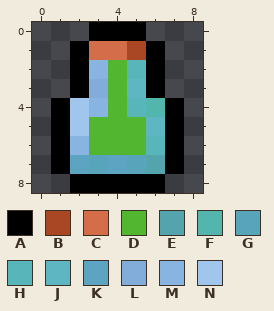
Two versions of one pixel-art sprite, src/main/resources/assets/photosynthesis/textures/thirst/thirst_contaminated.png. The first picture shows the starting point.
The file is 9x9 pixels. Colours within 5 levels of each other are drawn and written as one.
Palette (. is transparent): A #000000  B #a94725  C #d46d49  D #53b630  E #53a4ad  F #53b6ad  G #58a4ba  H #58b6ba  J #5db6c2  K #5da4c2  L #82acda  M #88b4e1  N #a1c6ee
Now the later version:
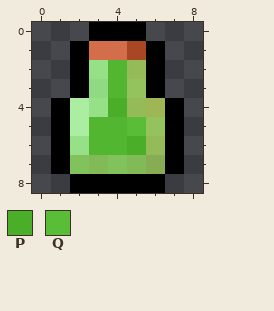
Colours new in this view: P #4bae28  Q #5abd37
Edits made:
@@ palette @@
-E #53a4ad
+E #86ad53
-F #53b6ad
+F #9eb653
-G #58a4ba
+G #83ba58
-H #58b6ba
+H #95ba58
-J #5db6c2
+J #94c25d
-K #5da4c2
+K #82c25d
-L #82acda
+L #8fda82
-M #88b4e1
+M #96e188
-N #a1c6ee
+N #aceea1
@@ x 2..7 @@
 3 ALDJA.
-4 NMDHFA
-5 NDDDJA
-6 MDDDHA
+4 NMPHFA
+5 NDDQJA
+6 MDDPHA
 7 KGKGEA
Changed places in both pictures, as pixel boxes (x1, y1, x2, y2):
changed: (70, 60, 165, 174)
